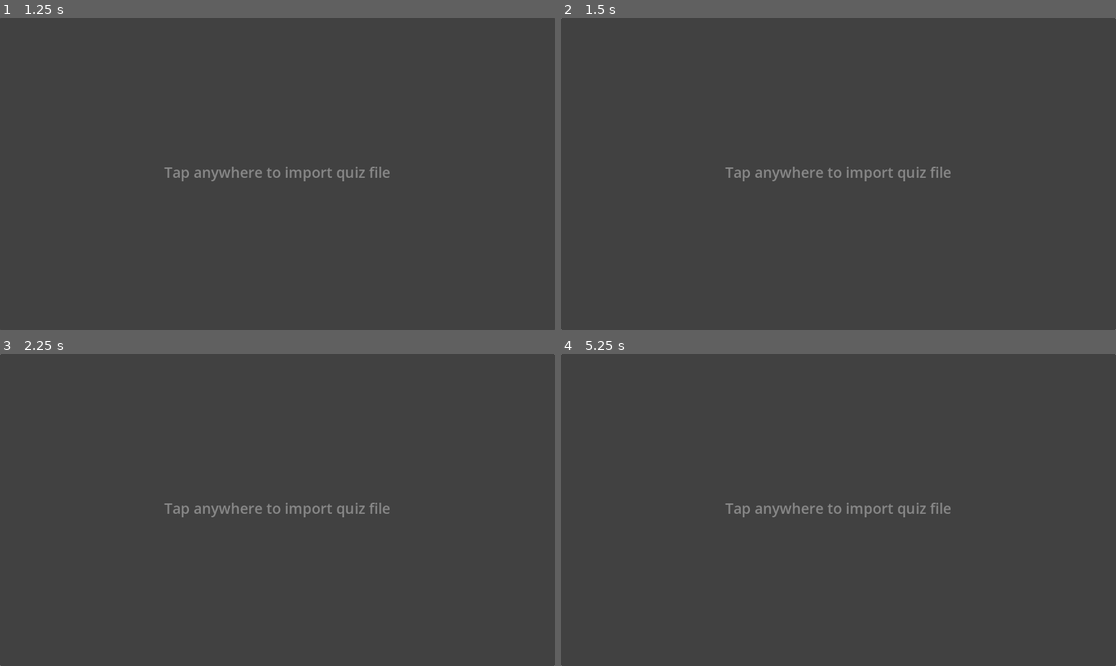
Above: before the commit, frames 1-4 (two rows, left to right).
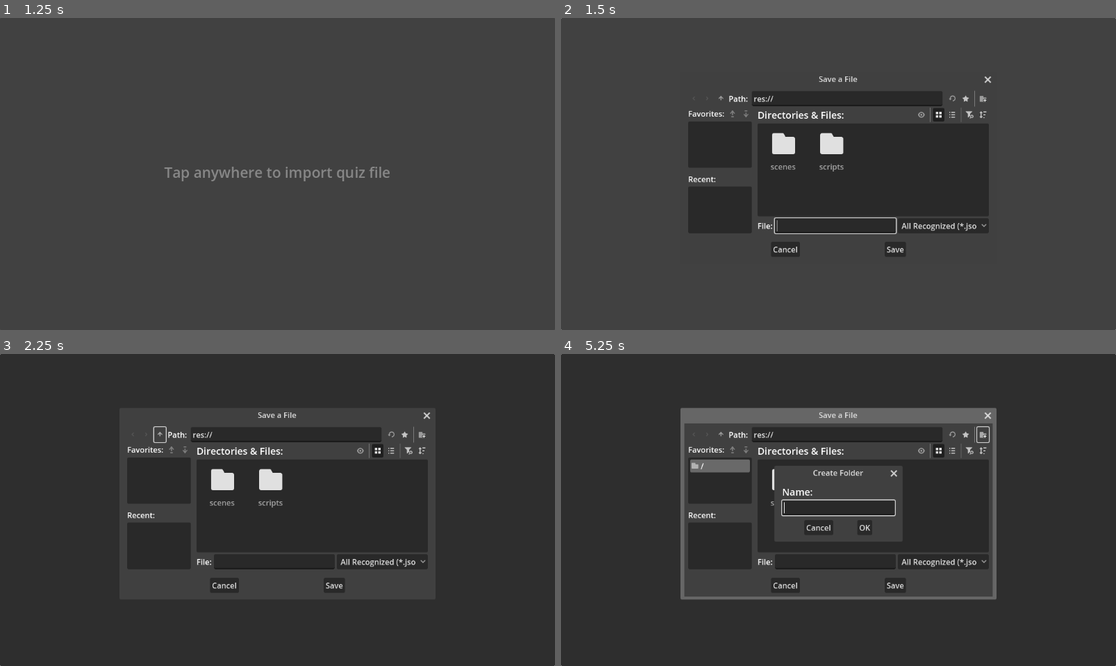
Above: after the commit, the same moments.

Repository: NwizuEmmanuel/KillTheInstructor
Game: Godot game, scene res://scenes/home.tscn
Same seed, same stepped clock (60 frames per second), same inputs: the game is played once before the commit and once after it.
Inputs (mouse positions are in pixels of both pictures, inside the frame that each line leads up to):
- Up to frame 1 (1.25 s): click "Start Game" at 0.5 s
- Up to frame 2 (1.5 s): click (838, 174) at 1.25 s
- Up to frame 3 (2.25 s): click (160, 435) at 2.02 s
- Up to frame 4 (5.25 s): click (721, 435) at 2.77 s; click (949, 435) at 3.52 s; click (966, 435) at 4.27 s; click (982, 435) at 5.02 s

Frame 1 is identical in both runs. In frame 2, 2.6% of the frame differs, in the area x 23-78%, y 18-76%; in frame 3, 2.5%; in frame 4, 6.8%, in the area x 21-79%, y 17-79%.

Commit message:
added file dialog, for loading quiz

Diff:
--- a/scenes/home.tscn
+++ b/scenes/home.tscn
@@ -1,6 +1,6 @@
 [gd_scene load_steps=2 format=3 uid="uid://0uiss00hsjha"]
 
-[ext_resource type="Script" uid="uid://c1cxthk1o7iol" path="res://scripts/control.gd" id="1_krot7"]
+[ext_resource type="Script" uid="uid://c1cxthk1o7iol" path="res://scripts/home.gd" id="1_krot7"]
 
 [node name="Home" type="Control"]
 layout_mode = 3
--- a/scenes/import.tscn
+++ b/scenes/import.tscn
@@ -1,4 +1,6 @@
-[gd_scene format=3 uid="uid://c73ga5iatpyjk"]
+[gd_scene load_steps=2 format=3 uid="uid://c73ga5iatpyjk"]
+
+[ext_resource type="Script" uid="uid://3gomewuf35kv" path="res://scripts/import.gd" id="1_v5jgk"]
 
 [node name="Import" type="Control"]
 layout_mode = 3
@@ -7,6 +9,7 @@
 anchor_bottom = 1.0
 grow_horizontal = 2
 grow_vertical = 2
+script = ExtResource("1_v5jgk")
 
 [node name="Label" type="Label" parent="."]
 layout_mode = 1
@@ -31,3 +34,10 @@
 anchor_bottom = 1.0
 grow_horizontal = 2
 grow_vertical = 2
+
+[node name="FileDialog" type="FileDialog" parent="."]
+filters = PackedStringArray("*.json", "")
+use_native_dialog = true
+
+[connection signal="pressed" from="Button" to="." method="_on_button_pressed"]
+[connection signal="file_selected" from="FileDialog" to="." method="_on_file_dialog_file_selected"]
--- /dev/null
+++ b/scripts/import.gd
@@ -0,0 +1,37 @@
+extends Control
+
+
+# Called when the node enters the scene tree for the first time.
+func _ready() -> void:
+	pass # Replace with function body.
+
+
+# Called every frame. 'delta' is the elapsed time since the previous frame.
+func _process(delta: float) -> void:
+	pass
+
+func handle_loaded_quiz(quiz: Dictionary) -> void:
+	var questions = quiz.get("questions", [])
+	print("Loaded", questions.size(), "questions!")
+	# Here you assign questions to your game’s quiz system
+
+
+func _on_file_dialog_file_selected(path: String) -> void:
+	var file := FileAccess.open(path, FileAccess.READ)
+
+	if file:
+		var content := file.get_as_text()
+		file.close()
+
+		var json:Dictionary = JSON.parse_string(content)
+
+		if typeof(json) == TYPE_DICTIONARY:
+			handle_loaded_quiz(json)
+		else:
+			push_error("Invalid JSON structure")
+	else:
+		push_error("Failed to open file: %s" % path)
+
+
+func _on_button_pressed() -> void:
+	$FileDialog.popup_centered()
Renamed: scripts/control.gd -> scripts/home.gd
Renamed: scripts/control.gd.uid -> scripts/home.gd.uid
Not shown, added: scripts/import.gd.uid
